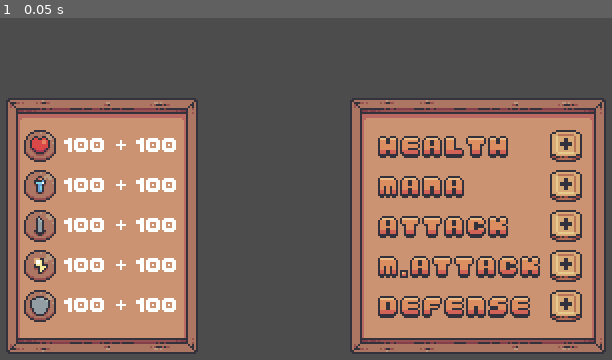
Above: before the commit, frame 1.
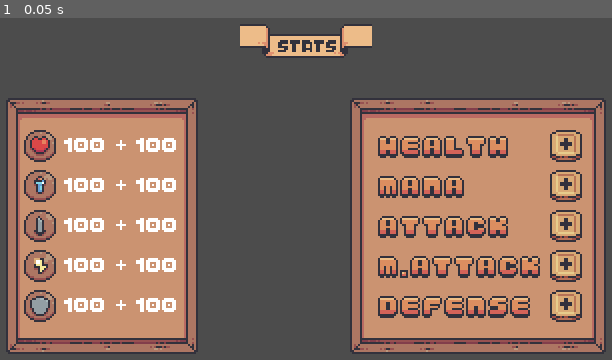
Above: after the commit, the same moment.

Repository: soapmactavish23/dawn-forest
Game: Godot game, scene res://scenes/interface/player/stats/stats_container.tscn
Two runs of this game, one before a commit and one after it. Both use one fixed random seed, a clock stepped at 60 frames per second and the inputs below. This scene is started directly instead of the project's main scene.
Inputs:
- Up to frame 1 (0.05 s): no input

The runs differ from the first frame. In frame 1, 1.6% of the frame differs, in the area x 39-61%, y 1-12%.

Commit message:
141. Textura para representar o Container de Status.

Diff:
--- a/scenes/interface/player/stats/stats_container.tscn
+++ b/scenes/interface/player/stats/stats_container.tscn
@@ -14,6 +14,8 @@
 [ext_resource path="res://assets/interface/stats/text/stats_text/big/attack.png" type="Texture" id=12]
 [ext_resource path="res://assets/interface/stats/text/stats_text/big/magic_attack.png" type="Texture" id=13]
 [ext_resource path="res://assets/interface/stats/text/stats_text/big/defense.png" type="Texture" id=14]
+[ext_resource path="res://assets/interface/stats/background/stats_text_background.png" type="Texture" id=15]
+[ext_resource path="res://assets/interface/stats/text/stats_text.png" type="Texture" id=16]
 
 [sub_resource type="DynamicFont" id=1]
 font_data = ExtResource( 3 )
@@ -344,3 +346,23 @@
 margin_right = 103.0
 margin_bottom = 16.0
 texture_normal = ExtResource( 9 )
+
+[node name="TextBackground" type="TextureRect" parent="."]
+anchor_left = 0.5
+anchor_right = 0.5
+margin_left = -33.0
+margin_top = 5.0
+margin_right = 33.0
+margin_bottom = 22.0
+texture = ExtResource( 15 )
+
+[node name="Text" type="TextureRect" parent="TextBackground"]
+anchor_left = 0.5
+anchor_top = 0.5
+anchor_right = 0.5
+anchor_bottom = 0.5
+margin_left = -15.5
+margin_top = -0.5
+margin_right = 15.5
+margin_bottom = 5.5
+texture = ExtResource( 16 )
Not shown: 1 places in scenes/interface/player/stats/stats_container.tscn that only renumber resources
